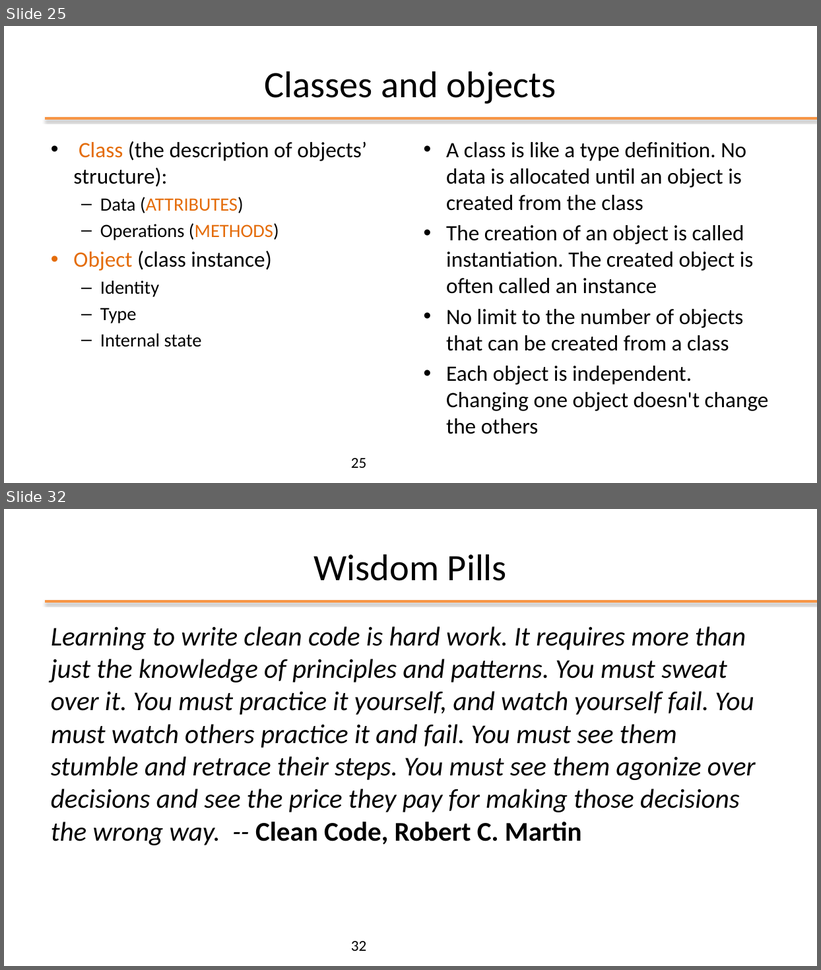
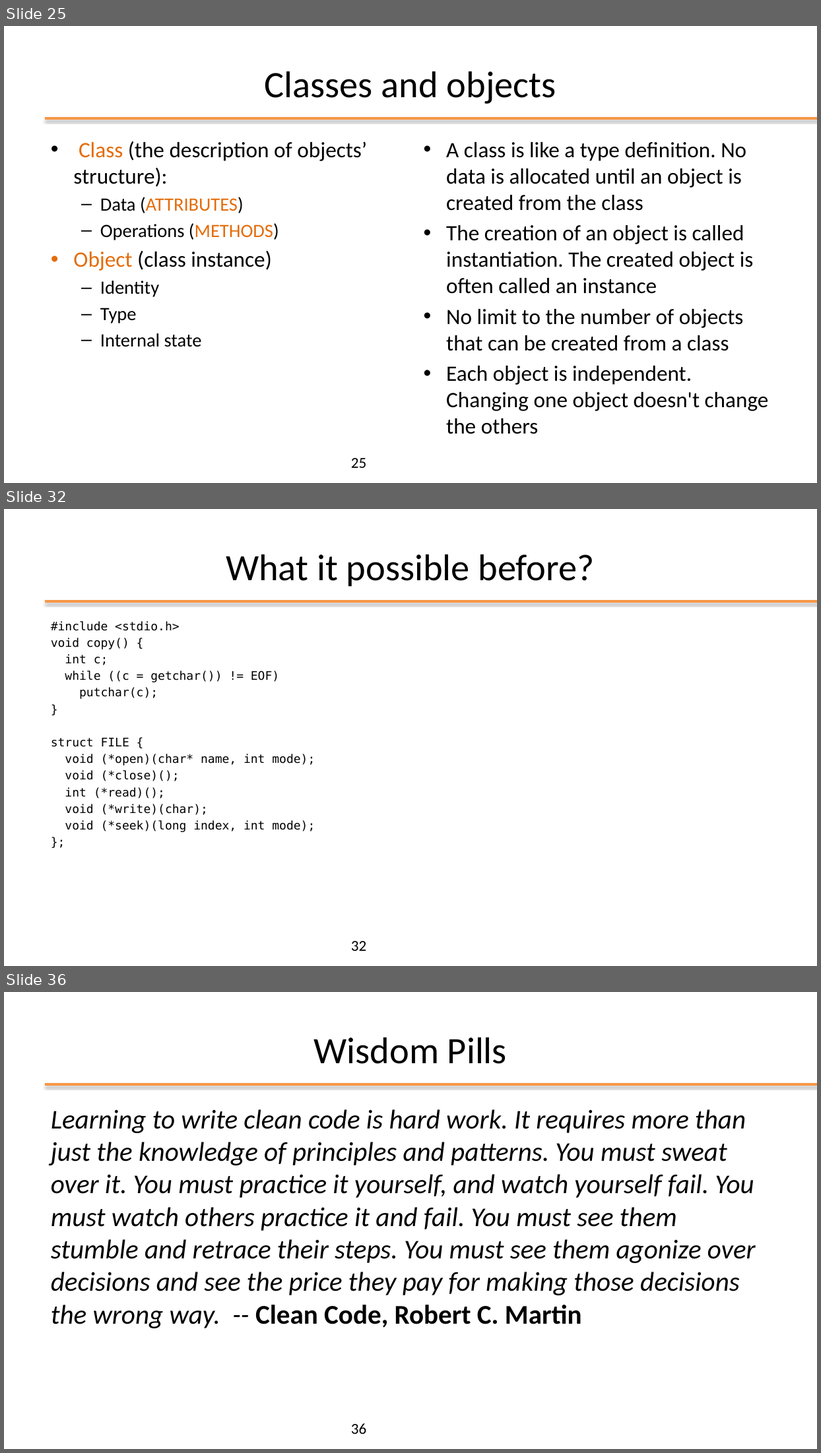
Before and after one commit to plctechnician/ooprogramming, a slide deck: java/slides/ppt/01 - Java From Functions to Objects.pptx. Shown one above the other, each under a label of ours: slides 25 and 32 before the commit, slides 25, 32 and 36 after it; the slides between them are not shown. The pictures are 821x970 and 821x1453 pixels, drawn with LibreOffice and Linux fonts; fonts in the diff are those of the drawing; background and template pictures are left out. Boxes give left, top, right and bottom in pixels: in the first picture for what was removed or moved away, otherwise in the second. Text is boxed around its words. In the diff, an @@ line names an element or a change of style, - is before the commit and + after.

```diff
--- a/java/slides/ppt/01 - Java From Functions to Objects.pptx
+++ b/java/slides/ppt/01 - Java From Functions to Objects.pptx
@@ slide 32 added at (x1=4, y1=509, x2=817, y2=966), background #FFFFFF; not listed: 1 template element that a slide beside it also shows @@
@@ title added at (x1=226, y1=554, x2=595, y2=586), 44 pt, text #000000 @@
+What it possible before?
@@ text added at (x1=51, y1=621, x2=315, y2=832), 14 pt, text #000000 @@
+#include <stdio.h>
+void copy() {
+int c;
+while ((c = getchar()) != EOF)
+putchar(c);
+}
+struct FILE {
+void (*open)(char* name, int mode);
+void (*close)();
+int (*read)();
+void (*write)(char);
+void (*seek)(long index, int mode);
+};
@@ page number added at (x1=351, y1=941, x2=366, y2=951), 18 pt, text #000000 @@
+32
@@ what was slide 32 is now slide 36 @@
@@ page number at (x1=351, y1=1424, x2=366, y2=1434): text changed @@
-32
+36
```
Also in this commit, not shown: 4 slides changed, 7 other slides added, 4 slides removed, 4 other files.
